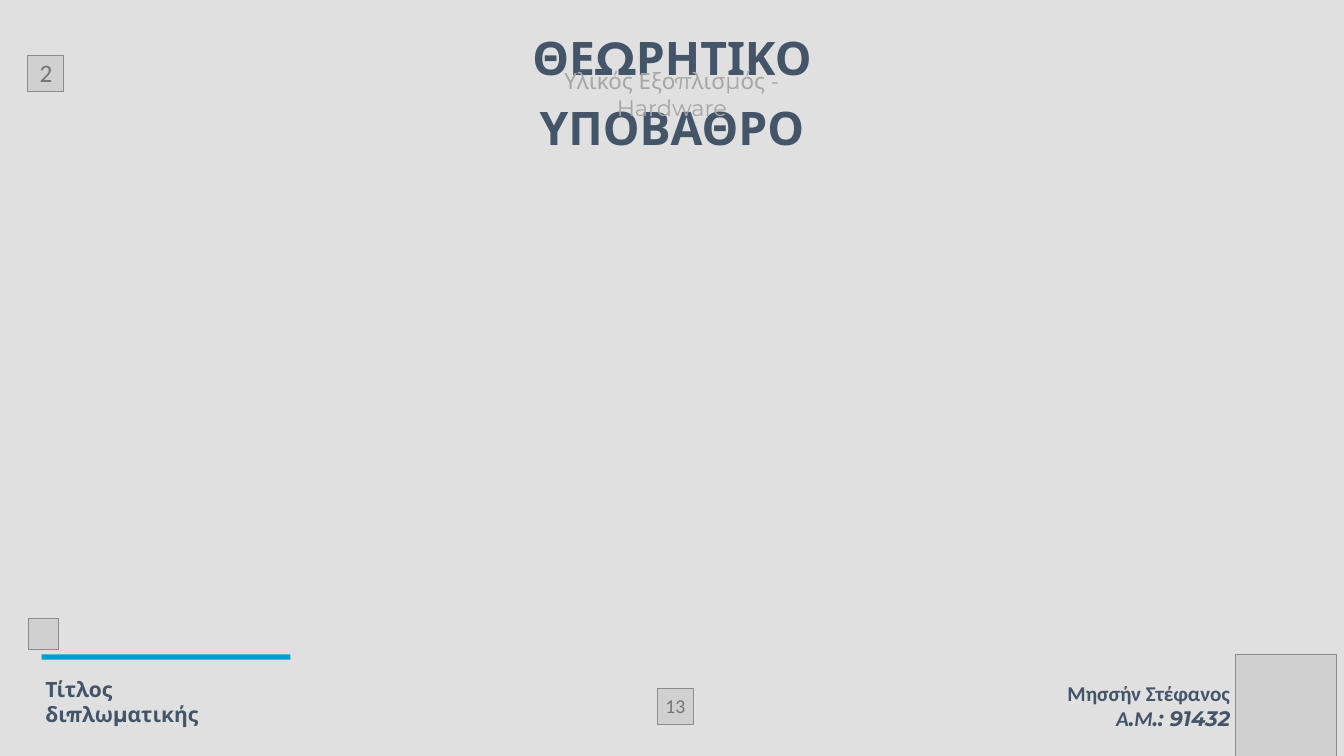
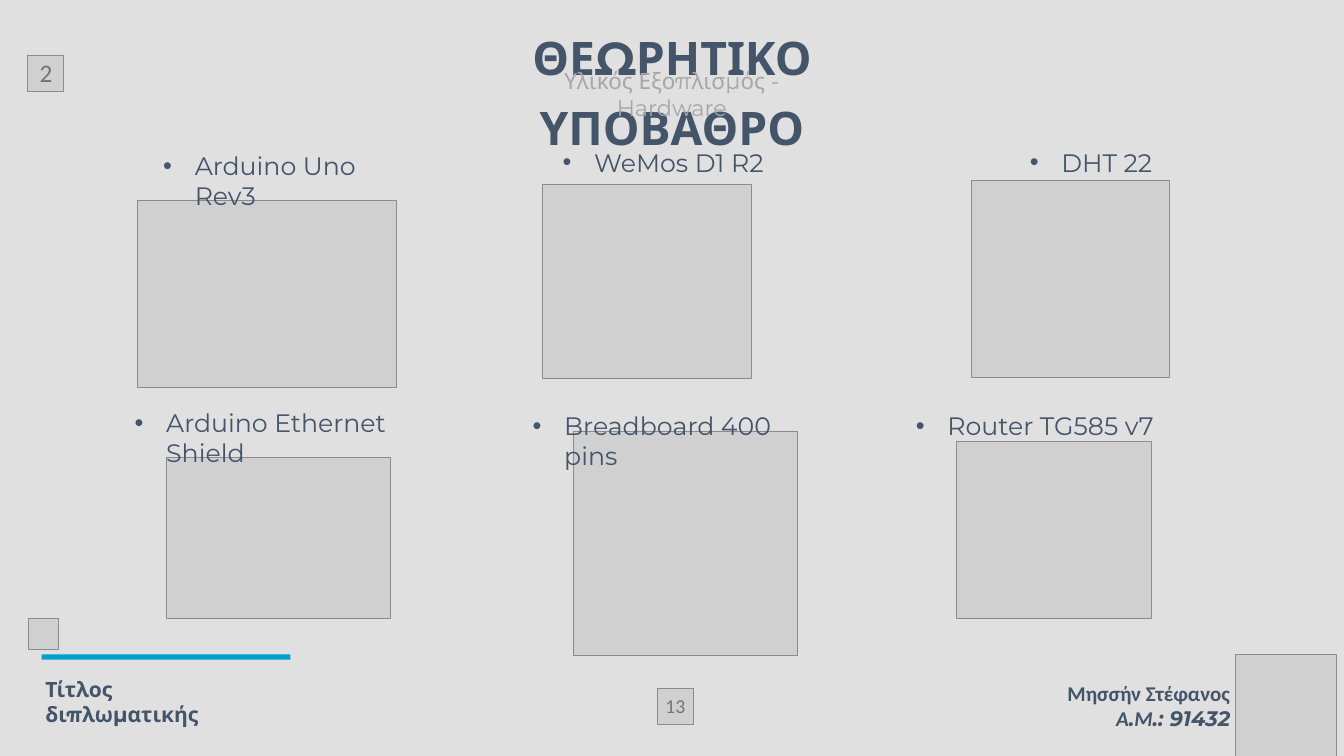
Before and after one commit to StefanosMissin/MyThesis, a slide deck: slide 13 of Paper/Presentation/Missin Stefanos Diploma Thesis Presentation.pptx. Drawn at 1344x756 pixels with LibreOffice and Linux fonts; fonts in the diff are those of the drawing; grey boxes stand for pictures. Boxes give left, top, right and bottom in pixels: in the first picture for what was removed or moved away, otherwise in the second. Text is boxed around its words. In the diff, an @@ line names an element or a change of style, - is before the commit and + after.

```diff
--- a/Paper/Presentation/Missin Stefanos Diploma Thesis Presentation.pptx
+++ b/Paper/Presentation/Missin Stefanos Diploma Thesis Presentation.pptx
@@ text added at <box>195,156,356,205</box>, 36 pt, text #445469 @@
+• Arduino Uno Rev3
@@ text added at <box>594,154,764,172</box>, 36 pt, text #445469 @@
+• WeMos D1 R2
@@ text added at <box>1061,154,1153,172</box>, 36 pt, text #445469 @@
+• DHT 22
@@ picture added at <box>137,200,396,388</box> @@
@@ picture added at <box>542,184,751,378</box> @@
@@ picture added at <box>971,180,1169,378</box> @@
@@ text added at <box>166,413,385,469</box>, 36 pt, text #445469 @@
+• Arduino Ethernet Shield
@@ text added at <box>564,416,771,472</box>, 36 pt, text #445469 @@
+• Breadboard 400 pins
@@ text added at <box>947,417,1154,442</box>, 36 pt, text #445469 @@
+• Router TG585 v7
@@ picture added at <box>573,431,797,655</box> @@
@@ picture added at <box>956,441,1151,619</box> @@
@@ picture added at <box>166,458,390,619</box> @@
```
Also in this commit, not shown: 1 other slide changed, 1 slide added, 9 other files.
